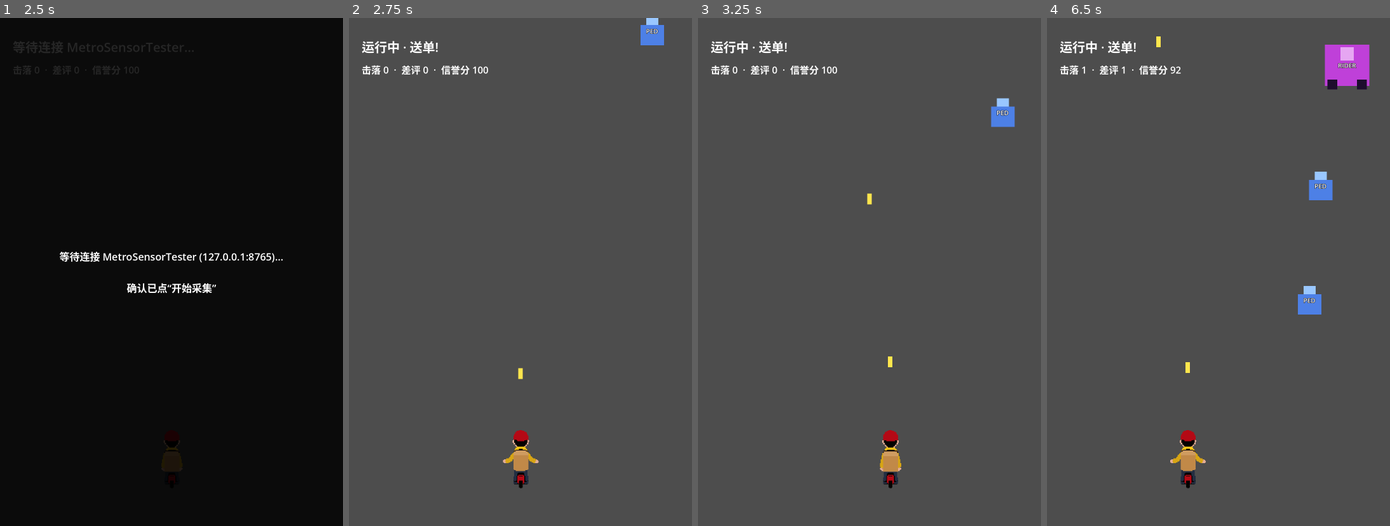
Above: before the commit, frames 1-4 (left to right).
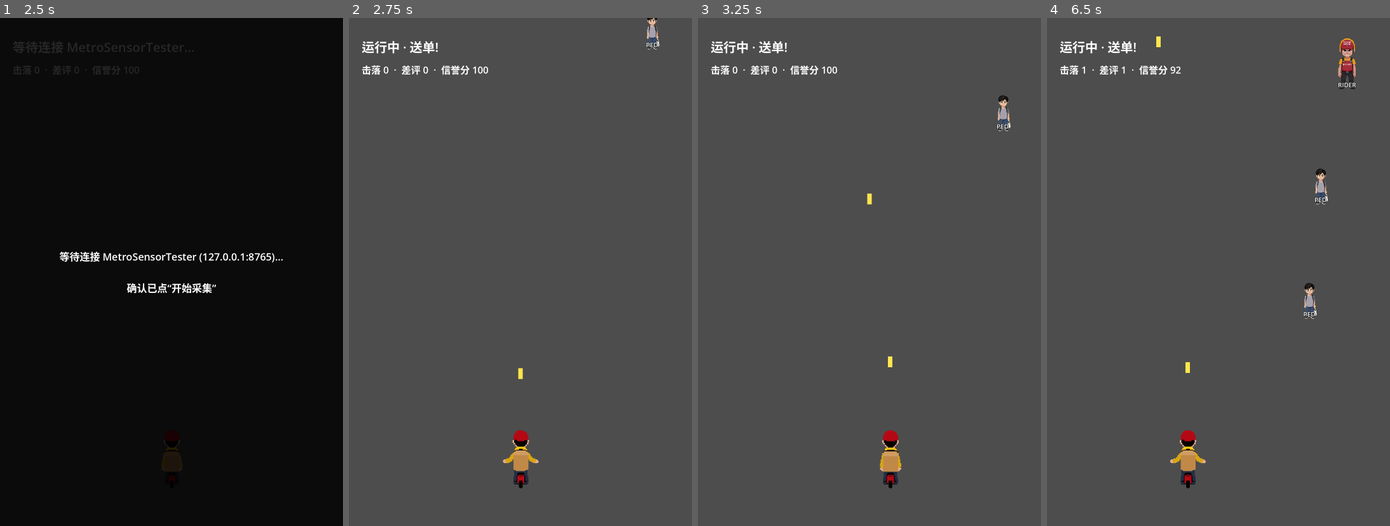
Above: after the commit, the same moments.

Repository: RadiumP/MetroSensorTester
Game: Godot game, scene res://Menu.tscn
Two runs of this game, one before a commit and one after it. Both use one fixed random seed, a clock stepped at 60 frames per second and the inputs below.
Inputs (mouse positions are in pixels of both pictures, inside the frame that each line leads up to):
- Up to frame 1 (2.5 s): click "联机模式 连接 MetroSensorTester，用真实…" at 0.5 s; tap Enter at 1.25 s; move the mouse to (246, 246) at 1.27 s; click (246, 246) at 1.42 s; tap Space at 2 s; drag from (102, 297) to (154, 373) at 2.02 s
- Up to frame 2 (2.75 s): no input
- Up to frame 3 (3.25 s): move the mouse to (903, 160) at 2.77 s; click (903, 160) at 2.92 s
- Up to frame 4 (6.5 s): drag from (1201, 373) to (1115, 195) at 3.52 s; move the mouse to (1321, 348) at 4.27 s; click (1321, 348) at 4.42 s; drag from (1115, 195) to (1167, 145) at 5.02 s; move the mouse to (1235, 272) at 5.77 s; click (1235, 272) at 5.92 s

Frame 1 is identical in both runs. In frame 2, 0.3% of the frame differs, in the area x 85-92%, y 0-7%; in frame 3, 0.4%; in frame 4, 1.9%, in the area x 73-95%, y 4-60%.

Commit message:
add enemy

Diff:
--- a/godot-link-test/Game.gd
+++ b/godot-link-test/Game.gd
@@ -50,6 +50,10 @@
 # 敌人的碰撞手感），只是贴图画得比判定框大一圈，看着更醒目、更像个正经角色。
 @export var player_visual_scale: float = 1.9
 
+# 敌人美术相对各自判定框宽度的放大倍数，道理跟玩家那个一样。
+@export var ped_visual_scale: float = 1.6
+@export var rider_visual_scale: float = 1.5
+
 enum GameState { WAITING, CALIBRATING, RACE, STATION, SUMMARY }
 enum EnemyType { HAZARD, PEDESTRIAN, RIDER }
 
@@ -86,6 +90,8 @@
 var player: Control
 var player_sprite: AnimatedSprite2D
 var player_sprite_frames: SpriteFrames
+var ped_sprite_frames: SpriteFrames    # 行人/骑手贴图只需要建一份，多个敌人实例共用同一份 SpriteFrames
+var rider_sprite_frames: SpriteFrames
 var player_x := 0.0
 var touch_active := false     # 手指/鼠标是否按住——按住才移动，松手立刻停
 var touch_target_x := 0.0     # 按住的目标 x，player_x 每帧朝它平滑追过去，不再瞬移
@@ -429,51 +435,83 @@
 	match type:
 		EnemyType.PEDESTRIAN:
 			_build_pedestrian_visual(container, size)
-			_add_center_label(container, ENEMY_LABEL[type])
+			_add_center_label(container, ENEMY_LABEL[type], size.y * 0.82, size.y * 0.18)
 		EnemyType.RIDER:
 			_build_rider_visual(container, size)
-			_add_center_label(container, ENEMY_LABEL[type])
+			_add_center_label(container, ENEMY_LABEL[type], size.y * 0.86, size.y * 0.14)
 		EnemyType.HAZARD:
 			_build_hazard_visual(container, size)
 	return container
 
 
+func _build_ped_sprite_frames() -> SpriteFrames:
+	if ped_sprite_frames:
+		return ped_sprite_frames
+	var frames := SpriteFrames.new()
+	frames.remove_animation("default")
+
+	frames.add_animation("walk")
+	frames.set_animation_loop("walk", true)
+	frames.set_animation_speed("walk", 10.0)  # 8 帧循环，走路节奏别太赶
+	for i in range(8):
+		var path := "res://art/ped/animations/walk/frame_%03d.png" % i
+		frames.add_frame("walk", load(path))
+
+	ped_sprite_frames = frames
+	return frames
+
+
+func _build_rider_sprite_frames() -> SpriteFrames:
+	if rider_sprite_frames:
+		return rider_sprite_frames
+	var frames := SpriteFrames.new()
+	frames.remove_animation("default")
+
+	frames.add_animation("idle")
+	frames.set_animation_loop("idle", true)
+	frames.set_animation_speed("idle", 1.0)
+	frames.add_frame("idle", load("res://art/rider/rotations/south.png"))
+
+	frames.add_animation("attack")
+	frames.set_animation_loop("attack", false)
+	frames.set_animation_speed("attack", 12.0)
+	for i in range(9):
+		var path := "res://art/rider/animations/attack_throw/frame_%03d.png" % i
+		frames.add_frame("attack", load(path))
+
+	rider_sprite_frames = frames
+	return frames
+
+
 func _build_pedestrian_visual(container: Control, size: Vector2) -> void:
-	var head_size := Vector2(size.x * 0.42, size.x * 0.42)
-	var head := ColorRect.new()
-	head.size = head_size
-	head.color = Color(0.6, 0.78, 1.0)
-	head.position = Vector2((size.x - head_size.x) * 0.5, 0.0)
-	container.add_child(head)
-
-	var body := ColorRect.new()
-	body.size = Vector2(size.x * 0.82, size.y - head_size.y * 0.7)
-	body.color = Color(0.3, 0.5, 0.9)
-	body.position = Vector2((size.x - body.size.x) * 0.5, head_size.y * 0.7)
-	container.add_child(body)
+	var sprite := AnimatedSprite2D.new()
+	sprite.sprite_frames = _build_ped_sprite_frames()
+	sprite.animation = "walk"
+	sprite.play("walk")
+	var tex_width: float = float(sprite.sprite_frames.get_frame_texture("walk", 0).get_width())
+	var scale_factor: float = (size.x * ped_visual_scale) / tex_width
+	sprite.scale = Vector2(scale_factor, scale_factor)
+	sprite.position = size * 0.5  # AnimatedSprite2D 锚点在中心，摆在判定框正中间
+	container.add_child(sprite)
 
 
 func _build_rider_visual(container: Control, size: Vector2) -> void:
-	var body := ColorRect.new()
-	body.size = size
-	body.color = Color(0.75, 0.25, 0.85)
-	container.add_child(body)
-
-	var head_size := Vector2(size.x * 0.3, size.x * 0.3)
-	var head := ColorRect.new()
-	head.size = head_size
-	head.color = Color(0.9, 0.65, 0.95)
-	head.position = Vector2((size.x - head_size.x) * 0.5, size.y * 0.06)
-	container.add_child(head)
-
-	var wheel_size := Vector2(size.x * 0.22, size.x * 0.22)
-	var wheel_y := size.y - wheel_size.y * 0.65
-	for side in [0.06, 1.0 - 0.06 - 0.22]:
-		var wheel := ColorRect.new()
-		wheel.size = wheel_size
-		wheel.color = Color(0.12, 0.05, 0.18)
-		wheel.position = Vector2(size.x * side, wheel_y)
-		container.add_child(wheel)
+	var sprite := AnimatedSprite2D.new()
+	sprite.sprite_frames = _build_rider_sprite_frames()
+	sprite.animation = "idle"
+	sprite.play("idle")
+	# 丢外卖的攻击动作打完自动切回待机，别一直卡在攻击姿势上。
+	sprite.animation_finished.connect(func() -> void:
+		if sprite.animation == "attack":
+			sprite.play("idle")
+	)
+	var tex_width: float = float(sprite.sprite_frames.get_frame_texture("idle", 0).get_width())
+	var scale_factor: float = (size.x * rider_visual_scale) / tex_width
+	sprite.scale = Vector2(scale_factor, scale_factor)
+	sprite.position = size * 0.5
+	container.add_child(sprite)
+	# 存个引用，_update_enemies() 每次这只骑手真的开火时用它触发一下攻击动作。
+	container.set_meta("char_sprite", sprite)
 
 
 func _build_hazard_visual(container: Control, size: Vector2) -> void:
@@ -532,6 +570,9 @@
 			e.fire_timer -= delta
 			if e.fire_timer <= 0.0:
 				_spawn_enemy_bullet(node.position + e.size * 0.5)
+				if node.has_meta("char_sprite"):
+					var rider_sprite: AnimatedSprite2D = node.get_meta("char_sprite")
+					rider_sprite.play("attack")  # 每次真的丢东西过来，就配一下丢外卖的甩臂动作
 				e.fire_timer = randf_range(RIDER_FIRE_INTERVAL_MIN, RIDER_FIRE_INTERVAL_MAX)
 
 		if node.position.y > play_area_height:
Binary file added: godot-link-test/art/ped/animations/walk/frame_000.png
Not shown, added: godot-link-test/art/ped/animations/walk/frame_000.png.import
Binary file added: godot-link-test/art/ped/animations/walk/frame_001.png
Not shown, added: godot-link-test/art/ped/animations/walk/frame_001.png.import
Binary file added: godot-link-test/art/ped/animations/walk/frame_002.png
Not shown, added: godot-link-test/art/ped/animations/walk/frame_002.png.import
Binary file added: godot-link-test/art/ped/animations/walk/frame_003.png
Not shown, added: godot-link-test/art/ped/animations/walk/frame_003.png.import
Binary file added: godot-link-test/art/ped/animations/walk/frame_004.png
Not shown, added: godot-link-test/art/ped/animations/walk/frame_004.png.import
Binary file added: godot-link-test/art/ped/animations/walk/frame_005.png
Not shown, added: godot-link-test/art/ped/animations/walk/frame_005.png.import
(and 38 more such lines)
